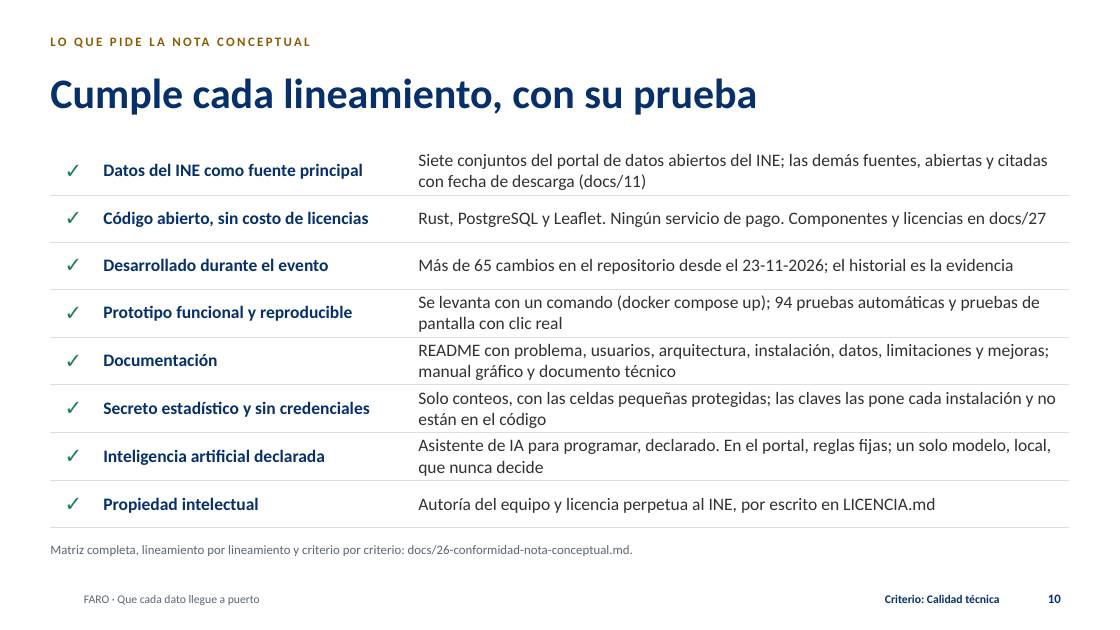
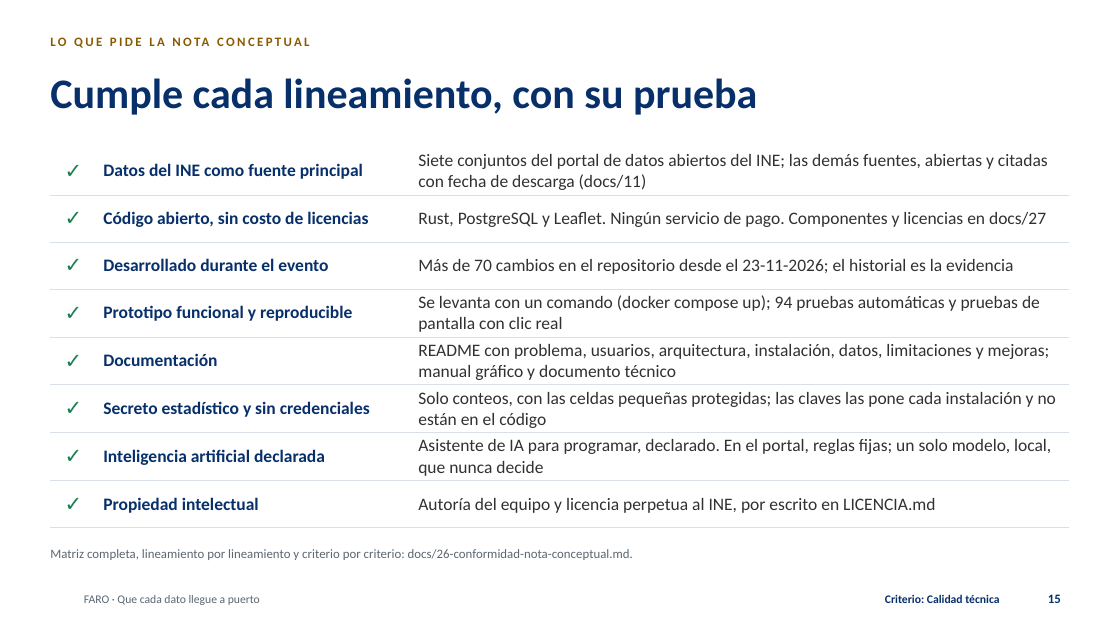
Before and after one commit to tono88/faro-ine-2026, a slide deck: slide 15 of entregables/FARO-presentacion.pptx (slide 10 before the commit). Drawn at 1120x630 pixels with LibreOffice and Linux fonts; fonts in the diff are those of the drawing; background and template pictures are left out. Boxes give left, top, right and bottom in pixels: in the first picture for what was removed or moved away, otherwise in the second. Text is boxed around its words. In the diff, an @@ line names an element or a change of style, - is before the commit and + after.

```diff
--- a/entregables/FARO-presentacion.pptx
+++ b/entregables/FARO-presentacion.pptx
@@ table at (x1=50, y1=147, x2=1070, y2=517) @@
-row 3, column 3: Más de 65 cambios en el repositorio desde el 23-11-2026; el historial es la evidencia
+row 3, column 3: Más de 70 cambios en el repositorio desde el 23-11-2026; el historial es la evidencia
@@ text "Matriz completa, lineamiento por lineamiento ..." moved from (x1=50, y1=545, x2=633, y2=556) to (x1=50, y1=549, x2=633, y2=560) @@
@@ page number at (x1=1048, y1=594, x2=1061, y2=603): text changed @@
-10
+15
```
Also in this commit, not shown: 8 other slides changed, 3 slides added, 22 other files.
